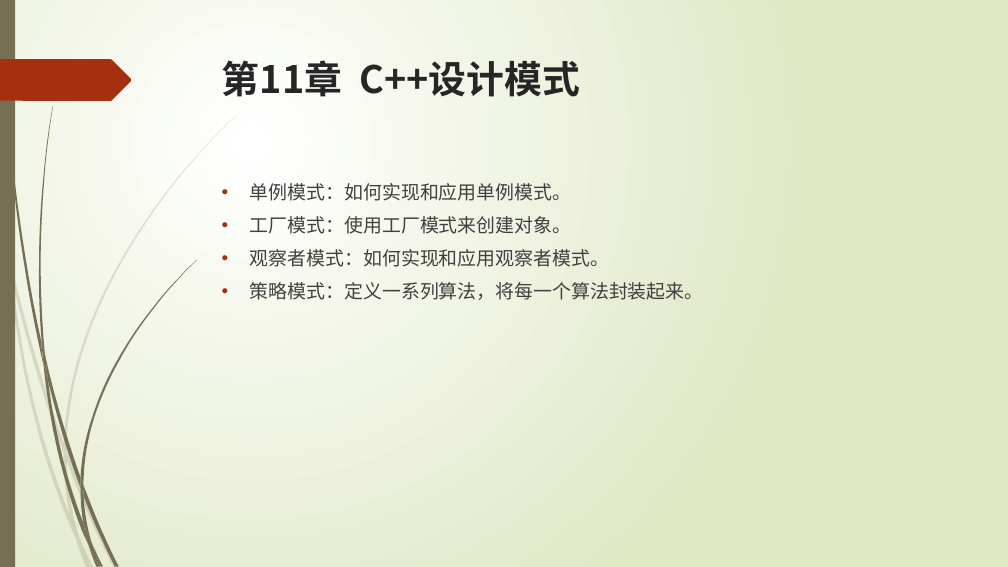
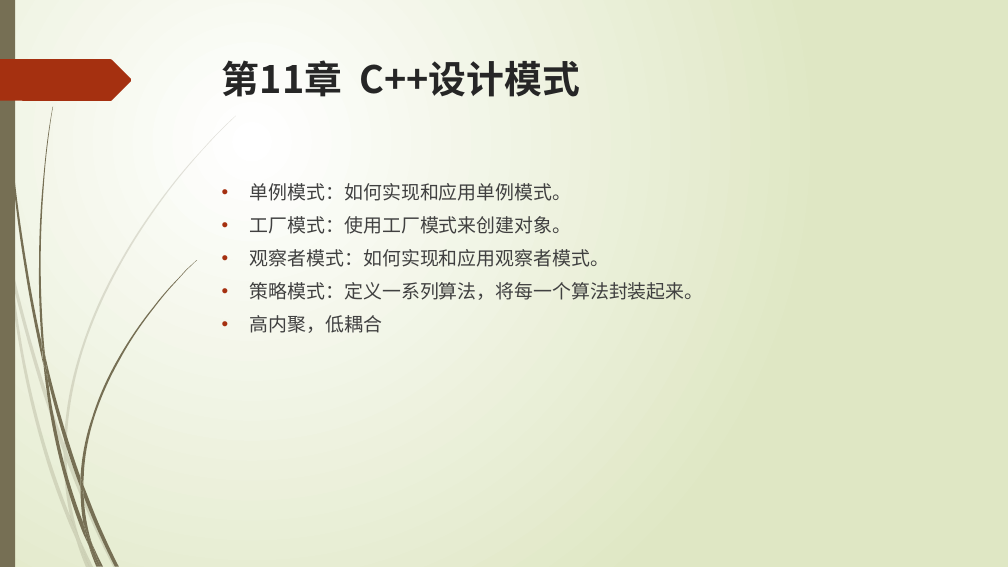
Before and after one commit to liuty2006/learn, a slide deck: slide 49 of learn_cpp/docs/C++语言培训.pptx. Drawn at 1008x567 pixels with LibreOffice and Linux fonts; fonts in the diff are those of the drawing. Boxes give left, top, right and bottom in pixels: in the first picture for what was removed or moved away, otherwise in the second. Text is boxed around its words. In the diff, an @@ line names an element or a change of style, - is before the commit and + after.

Commit message:
修改 - c2

```diff
--- a/learn_cpp/docs/C++语言培训.pptx
+++ b/learn_cpp/docs/C++语言培训.pptx
@@ text at <box>250,315,382,333</box>: paragraph added @@
+• 高内聚，低耦合
```
